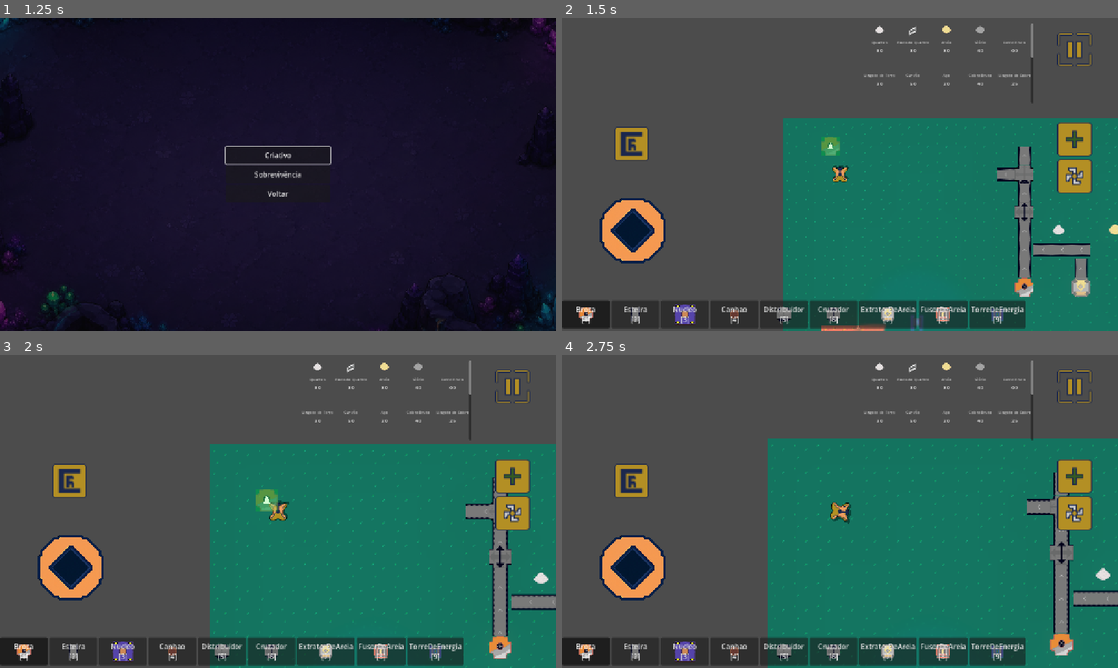
Above: before the commit, frames 1-4 (two rows, left to right).
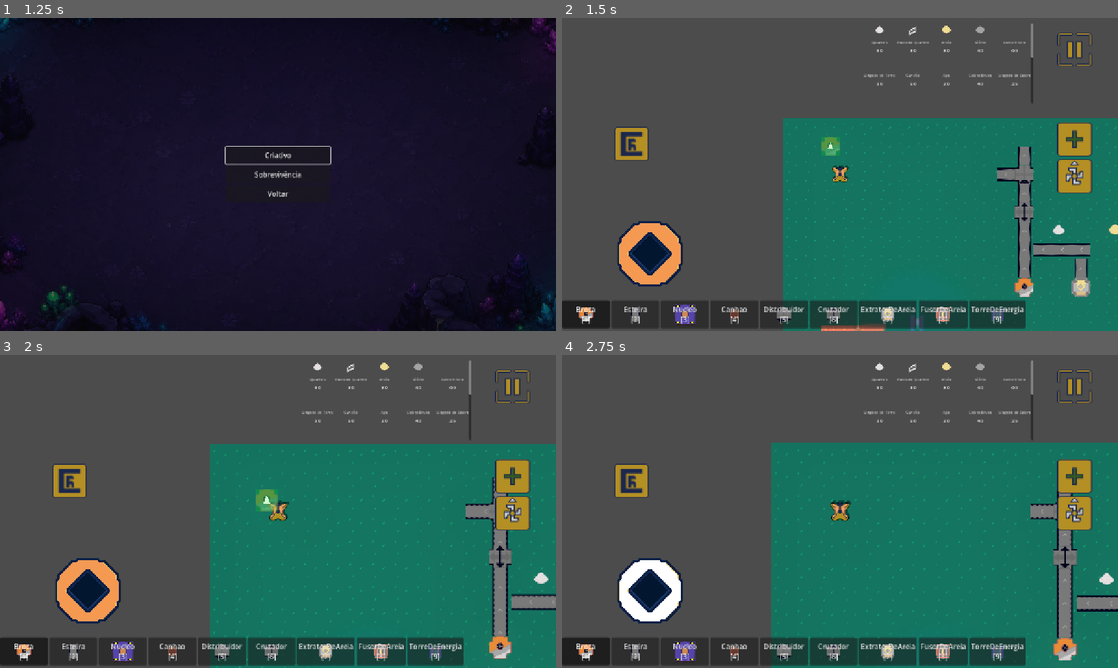
Above: after the commit, the same moments.

Repository: christianfelipesf/Factolyth
Game: Godot game, scene res://scenes/main.tscn
The game is run twice, just before and just after one commit, with the same random seed, the same clock (stepped at 60 frames per second) and the same inputs. Sound files missing from this copy of the repository are replaced by a short silence.
Inputs (mouse positions are in pixels of both pictures, inside the frame that each line leads up to):
- Up to frame 1 (1.25 s): click "Novo Jogo" at 0.5 s
- Up to frame 2 (1.5 s): click "Criativo" at 1.25 s
- Up to frame 3 (2 s): no input
- Up to frame 4 (2.75 s): click (650, 589) at 2.02 s

Frame 1 is identical in both runs. In frame 2, 2.9% of the frame differs, in the area x 6-93%, y 45-86%; in frame 3, 2.9%; in frame 4, 7.1%, in the area x 6-100%, y 26-100%.

Commit message:
dwa
dwadwad

Diff:
--- a/scenes/playerui.tscn
+++ b/scenes/playerui.tscn
@@ -2,6 +2,8 @@
 
 [ext_resource type="Script" uid="uid://b6p0mqvla7410" path="res://scripts/joygstick.gd" id="1_5vk06"]
 [ext_resource type="Texture2D" uid="uid://d2jor441ckv25" path="res://images/ui/pause.png" id="3_dljgg"]
+[ext_resource type="Texture2D" uid="uid://deqnh6dkj0nc5" path="res://images/ui/press/joystick.png" id="3_edc7n"]
+[ext_resource type="Texture2D" uid="uid://c81fbe474op00" path="res://images/ui/hover/joystick.png" id="3_vkll4"]
 [ext_resource type="Texture2D" uid="uid://dbsg6x85rfcli" path="res://images/ui/joystick.png" id="3_xx5n8"]
 [ext_resource type="PackedScene" uid="uid://bfbwco8rr7fd1" path="res://scenes/barra_construcao.tscn" id="4_y1cqx"]
 [ext_resource type="Script" uid="uid://bs2gpg1jptmk1" path="res://scripts/inventario_hud.gd" id="5"]
@@ -10,17 +12,28 @@
 [ext_resource type="Script" uid="uid://crb28nsennpkp" path="res://scripts/loading_chunks_indicator.gd" id="8_0q5bq"]
 [ext_resource type="Script" uid="uid://bvfd8ivlvxt3" path="res://scripts/botao_pausa.gd" id="9"]
 [ext_resource type="Texture2D" uid="uid://76cuynr2jl6s" path="res://images/ui/pause_press.png" id="10_dljgg"]
+[ext_resource type="Texture2D" uid="uid://bescq0fw0f3nq" path="res://images/ui/press/pause.png" id="11_askhd"]
 [ext_resource type="PackedScene" uid="uid://ch25fqwjhvbyw" path="res://scenes/crafting_hud.tscn" id="11_g6y3g"]
 [ext_resource type="Script" uid="uid://bufu5x4yyi60n" path="res://scripts/botao_craft.gd" id="12"]
+[ext_resource type="Texture2D" uid="uid://co4mxhyxgafo6" path="res://images/ui/hover/craft_button.png" id="12_1scfi"]
 [ext_resource type="Script" uid="uid://2eqewurg83k4" path="res://scripts/botao_alternar_modo.gd" id="13"]
 [ext_resource type="Texture2D" uid="uid://dqqxndd84rsxd" path="res://images/ui/craft_button.png" id="14"]
 [ext_resource type="Texture2D" uid="uid://tst3tgalyoad" path="res://images/ui/colocar_bloco.png" id="15"]
+[ext_resource type="Texture2D" uid="uid://cp2ggrc8cht0s" path="res://images/ui/press/craft_button.png" id="15_ja40u"]
+[ext_resource type="Texture2D" uid="uid://b6jysh7urtktt" path="res://images/ui/hover/colocar_bloco.png" id="15_vkll4"]
 [ext_resource type="Script" uid="uid://fb24j6xcbdka" path="res://scripts/botao_rotacionar.gd" id="17"]
 [ext_resource type="Script" uid="uid://b63rhyq82uxx0" path="res://scripts/botao_confirmar.gd" id="18"]
+[ext_resource type="Texture2D" uid="uid://du1n3re5b3868" path="res://images/ui/hover/rotacionar_bloco.png" id="18_ofaog"]
 [ext_resource type="Script" uid="uid://dylqejere1ai2" path="res://scripts/botao_cancelar.gd" id="19"]
+[ext_resource type="Texture2D" uid="uid://dh7805styvc0p" path="res://images/ui/press/colocar_bloco.png" id="19_0obgm"]
 [ext_resource type="Texture2D" uid="uid://dj8sqv6gb6k6w" path="res://images/ui/rotacionar_bloco.png" id="20"]
 [ext_resource type="Texture2D" uid="uid://teivolyk6b26" path="res://images/ui/confimar.png" id="21"]
+[ext_resource type="Texture2D" uid="uid://d4f55td2w8nup" path="res://images/ui/hover/confimar.png" id="21_a4h0j"]
 [ext_resource type="Texture2D" uid="uid://3bfovnvrpowd" path="res://images/ui/cancelar.png" id="22"]
+[ext_resource type="Texture2D" uid="uid://llunnbwpc5iu" path="res://images/ui/press/rotacionar_bloco.png" id="23_6m0y3"]
+[ext_resource type="Texture2D" uid="uid://0kiwouvweipr" path="res://images/ui/hover/cancelar.png" id="24_5uidv"]
+[ext_resource type="Texture2D" uid="uid://wt7uua5von3u" path="res://images/ui/press/confimar.png" id="27_340mm"]
+[ext_resource type="Texture2D" uid="uid://dbpg7emc2jue6" path="res://images/ui/press/cancelar.png" id="31_j7gdr"]
 
 [node name="CanvasLayer" type="CanvasLayer" unique_id=216092279]
 
@@ -44,12 +57,19 @@
 script = ExtResource("1_5vk06")
 raio_maximo = 100.0
 
-[node name="TouchScreenButton" type="TouchScreenButton" parent="UI/Joystick" unique_id=828656199]
-
-[node name="Sprite2D" type="Sprite2D" parent="UI/Joystick/TouchScreenButton" unique_id=378925084]
-position = Vector2(162.99998, 488.99997)
+[node name="TextureButton" type="TextureButton" parent="UI/Joystick" unique_id=828656199]
+custom_minimum_size = Vector2(48, 48)
+layout_mode = 0
+offset_left = 100.0
+offset_top = 440.0
+offset_right = 1124.0
+offset_bottom = 1464.0
 scale = Vector2(0.2, 0.2)
-texture = ExtResource("3_xx5n8")
+mouse_filter = 1
+texture_normal = ExtResource("3_xx5n8")
+texture_pressed = ExtResource("3_edc7n")
+texture_hover = ExtResource("3_vkll4")
+stretch_mode = 0
 
 [node name="BarraConstrucao" parent="UI" unique_id=1848745639 instance=ExtResource("4_y1cqx")]
 layout_mode = 1
@@ -151,6 +171,7 @@
 grow_horizontal = 0
 scale = Vector2(2.5, 2.5)
 texture_normal = ExtResource("3_dljgg")
+texture_pressed = ExtResource("11_askhd")
 texture_hover = ExtResource("10_dljgg")
 script = ExtResource("9")
 
@@ -166,6 +187,8 @@
 grow_vertical = 2
 scale = Vector2(2.5, 2.5)
 texture_normal = ExtResource("14")
+texture_pressed = ExtResource("15_ja40u")
+texture_hover = ExtResource("12_1scfi")
 script = ExtResource("12")
 
 [node name="BotaoModo" type="TextureButton" parent="UI" unique_id=-1747278295]
@@ -183,6 +206,8 @@
 grow_vertical = 2
 scale = Vector2(2.5, 2.5)
 texture_normal = ExtResource("15")
+texture_pressed = ExtResource("19_0obgm")
+texture_hover = ExtResource("15_vkll4")
 script = ExtResource("13")
 
 [node name="BotaoRotacionar" type="TextureButton" parent="UI" unique_id=193847562]
@@ -200,6 +225,8 @@
 grow_vertical = 2
 scale = Vector2(2.5, 2.5)
 texture_normal = ExtResource("20")
+texture_pressed = ExtResource("23_6m0y3")
+texture_hover = ExtResource("18_ofaog")
 script = ExtResource("17")
 
 [node name="BotaoConfirmar" type="TextureButton" parent="UI" unique_id=284756183]
@@ -217,6 +244,8 @@
 grow_vertical = 0
 scale = Vector2(2.5, 2.5)
 texture_normal = ExtResource("21")
+texture_pressed = ExtResource("27_340mm")
+texture_hover = ExtResource("21_a4h0j")
 script = ExtResource("18")
 
 [node name="BotaoCancelar" type="TextureButton" parent="UI" unique_id=375849201]
@@ -234,6 +263,8 @@
 grow_vertical = 0
 scale = Vector2(2.5, 2.5)
 texture_normal = ExtResource("22")
+texture_pressed = ExtResource("31_j7gdr")
+texture_hover = ExtResource("24_5uidv")
 script = ExtResource("19")
 
 [node name="CraftingHUD" parent="UI" unique_id=172839456 instance=ExtResource("11_g6y3g")]
--- a/scripts/cursor.gd
+++ b/scripts/cursor.gd
@@ -85,10 +85,24 @@
 	_input_module.handle_unhandled(event)
 
 
+func _hud_craft_visivel() -> bool:
+	var hud = get_node_or_null("/root/Mundo/Playerui/UI/CraftingHUD")
+	return hud != null and hud.visible
+
+
 func _physics_process(delta: float) -> void:
 	global_rotation = 0.0
 
 	_input_module.process_physics(delta, item_atual != null, _posicao_grid, _ultima_posicao_colocacao)
+
+	if _hud_craft_visivel():
+		if _modo_controle:
+			_modo_controle = false
+		_mouse_moveu = false
+		_grid_module.atualizar_cursor_e_grid()
+		if get_tree().paused:
+			return
+		return
 
 	var stick := Vector2(
 		Input.get_joy_axis(0, JOY_AXIS_RIGHT_X),
--- a/scripts/jogador.gd
+++ b/scripts/jogador.gd
@@ -47,8 +47,13 @@
 @onready var joystick: Control = get_tree().root.find_child("Joystick", true, false)
 
 
+func _hud_craft_visivel() -> bool:
+	var hud = get_node_or_null("/root/Mundo/Playerui/UI/CraftingHUD")
+	return hud != null and hud.visible
+
+
 func _physics_process(delta: float) -> void:
-	if controles_travados:
+	if controles_travados or _hud_craft_visivel():
 		return
 
 	_broca_module.process(delta)
--- a/scripts/joygstick.gd
+++ b/scripts/joygstick.gd
@@ -1,29 +1,25 @@
 extends Control
 
-## Distância máxima que o knob pode se afastar do centro.
-## Também é o raio onde o clique inicia o arrasto.
 @export var raio_maximo := 50.0
-
-## Área extra ao redor do raio_maximo que BLOQUEIA a colocação de blocos,
-## mas NÃO ativa o arrasto do joystick. Funciona como zona de segurança.
 @export var margem := 50.0
-
-## Distância a partir do centro onde o movimento é ignorado (joystick_vector = zero).
 @export var zona_morta := 10.0
 
-@onready var knob: Sprite2D = $TouchScreenButton/Sprite2D
+@onready var knob: TextureButton = $TextureButton
 
 var joystick_vector := Vector2.ZERO
 var is_dragging := false
 var _centro := Vector2.ZERO
+var _pos_base := Vector2.ZERO
+var _tamanho_controle := Vector2.ZERO
 
 func _ready() -> void:
-	_centro = knob.global_position
+	_pos_base = knob.position
+	_tamanho_controle = knob.size if knob.size != Vector2.ZERO else knob.custom_minimum_size
+	_centro = _pos_base + _tamanho_controle * knob.scale * 0.5
 
 func _input(event: InputEvent) -> void:
 	if event is InputEventMouseButton:
 		if event.button_index == MOUSE_BUTTON_LEFT:
-			# Arrasto só ativa DENTRO do raio_maximo (ignora a margem)
 			if event.pressed and event.position.distance_to(_centro) <= raio_maximo:
 				is_dragging = true
 				_arrastar(event.position)
@@ -37,7 +33,6 @@
 		get_viewport().set_input_as_handled()
 
 	elif event is InputEventScreenTouch:
-		# Arrasto só ativa DENTRO do raio_maximo (ignora a margem)
 		if event.pressed and event.position.distance_to(_centro) <= raio_maximo:
 			is_dragging = true
 			_arrastar(event.position)
@@ -56,9 +51,8 @@
 func _arrastar(pos: Vector2) -> void:
 	var desloc := pos - _centro
 	var limitado := desloc.limit_length(raio_maximo)
-	knob.global_position = _centro + limitado
+	knob.position = _pos_base + limitado
 
-	# Zona morta: ignora deslocamentos pequenos no centro
 	var distancia := desloc.length()
 	if distancia <= zona_morta:
 		joystick_vector = Vector2.ZERO
@@ -73,16 +67,10 @@
 func _resetar() -> void:
 	is_dragging = false
 	joystick_vector = Vector2.ZERO
-	knob.global_position = _centro
+	knob.position = _pos_base
 
 func get_velocity() -> Vector2:
 	return joystick_vector
 
-## Verifica se uma posição na tela está dentro da área do joystick
-## (incluindo a margem de segurança). Útil para evitar colocar blocos em cima da UI.
 func is_na_area_de_ui(pos_tela: Vector2) -> bool:
 	return pos_tela.distance_to(_centro) <= raio_maximo + margem
-
-
-func _on_teste_pressed() -> void:
-	pass # Replace with function body.
Binary file added: images/ui/hover/cancelar.png
Not shown, added: images/ui/hover/cancelar.png.import
Binary file added: images/ui/hover/colocar_bloco.png
Not shown, added: images/ui/hover/colocar_bloco.png.import
Binary file added: images/ui/hover/confimar.png
Not shown, added: images/ui/hover/confimar.png.import
Binary file added: images/ui/hover/craft_button.png
Not shown, added: images/ui/hover/craft_button.png.import
Binary file added: images/ui/hover/joystick.png
Not shown, added: images/ui/hover/joystick.png.import
Binary file added: images/ui/hover/retirar_bloco.png
Not shown, added: images/ui/hover/retirar_bloco.png.import
(and 19 more such lines)
